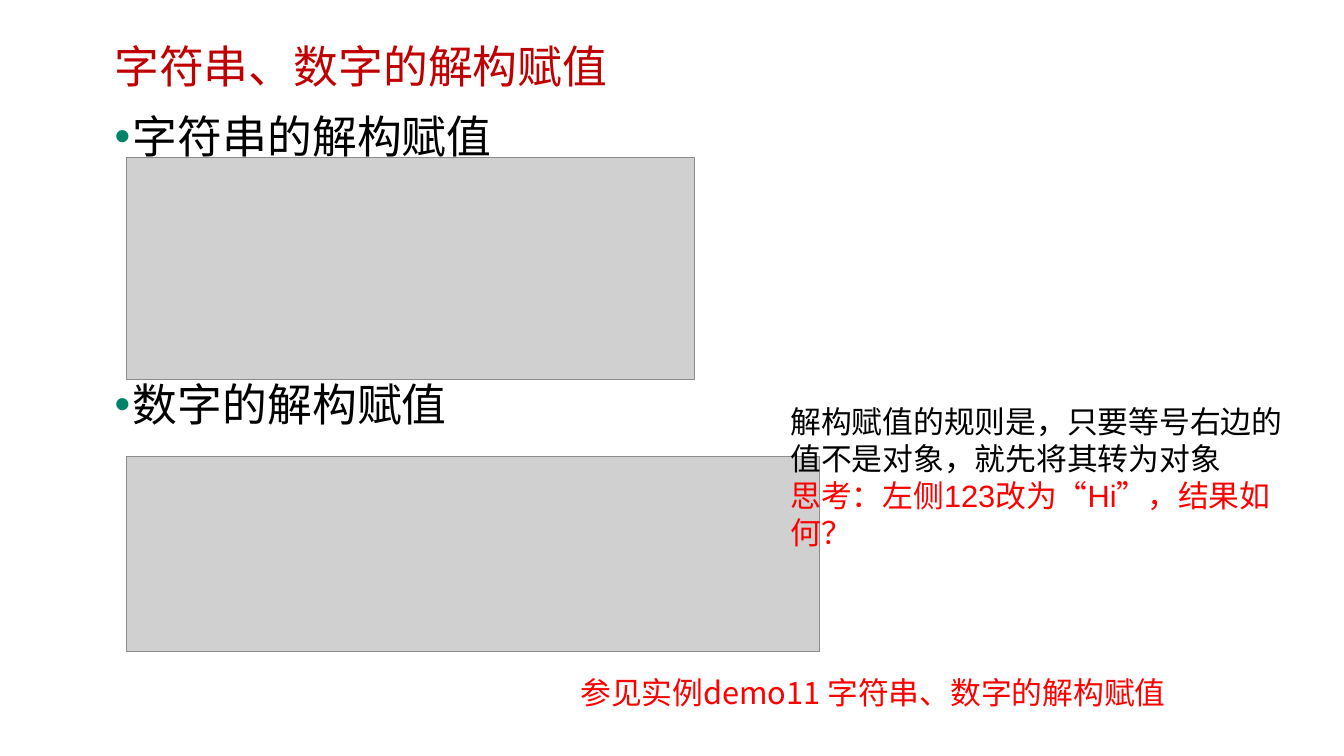
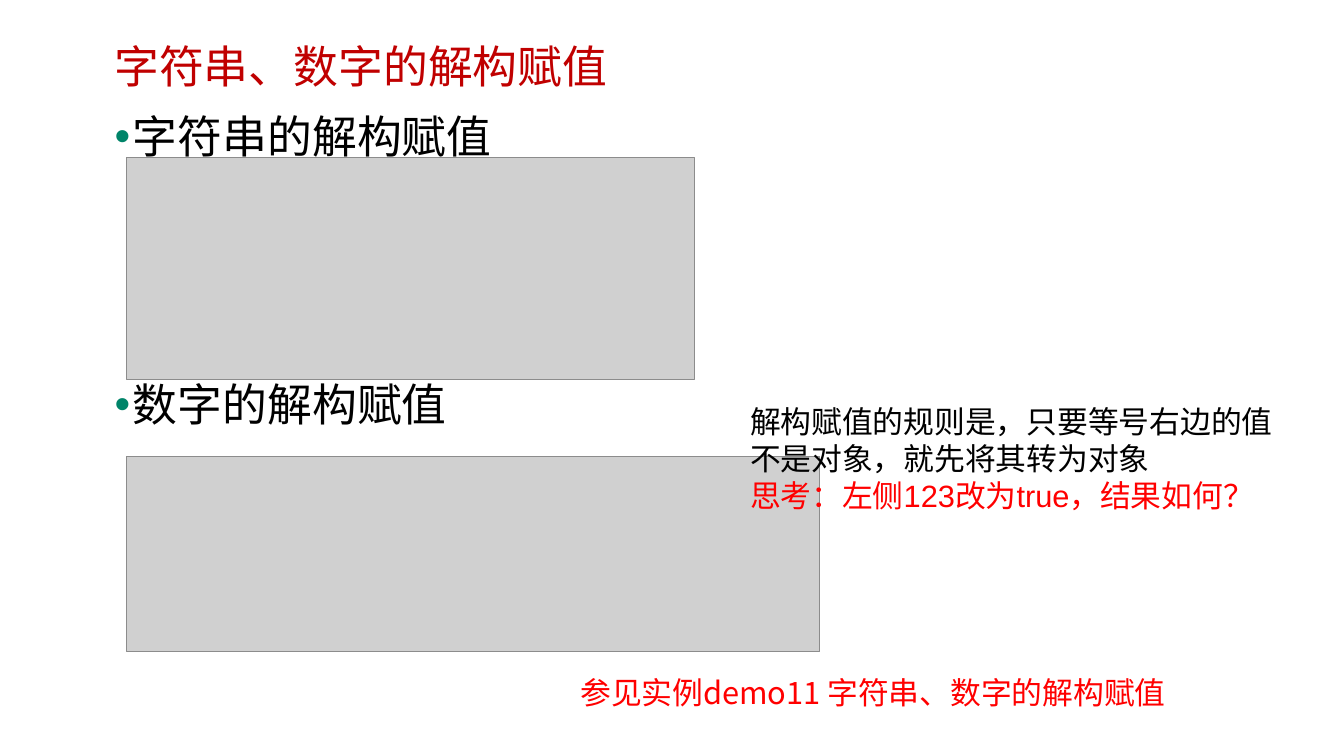
Before and after one commit to edu2act/course-javascript-advanced, a slide deck: slide 23 of 课程PPT/13.ECMAScript 6 一.pptx. Drawn at 1344x756 pixels with LibreOffice and Linux fonts; fonts in the diff are those of the drawing; grey boxes stand for pictures; background and template pictures are left out. Boxes give left, top, right and bottom in pixels: in the first picture for what was removed or moved away, otherwise in the second. Text is boxed around its words. In the diff, an @@ line names an element or a change of style, - is before the commit and + after.

```diff
--- a/课程PPT/13.ECMAScript 6 一.pptx
+++ b/课程PPT/13.ECMAScript 6 一.pptx
@@ text "解构赋值的规则是，只要等号右边的值不是对象，就先将其转为对象": place and size @@
-text "解构赋值的规则是，只要等号右边的值不是对象，就先将其转为对象" at (790,407,1282,515)
+text "解构赋值的规则是，只要等号右边的值不是对象，就先将其转为对象" at (750,407,1273,515)
@@ text at (750,475,1254,515): text changed @@
-思考：左侧123改为“Hi”，结果如何？
+思考：左侧123改为true，结果如何？
```
Also in this commit, not shown: 2 other slides changed, 9 other files.
